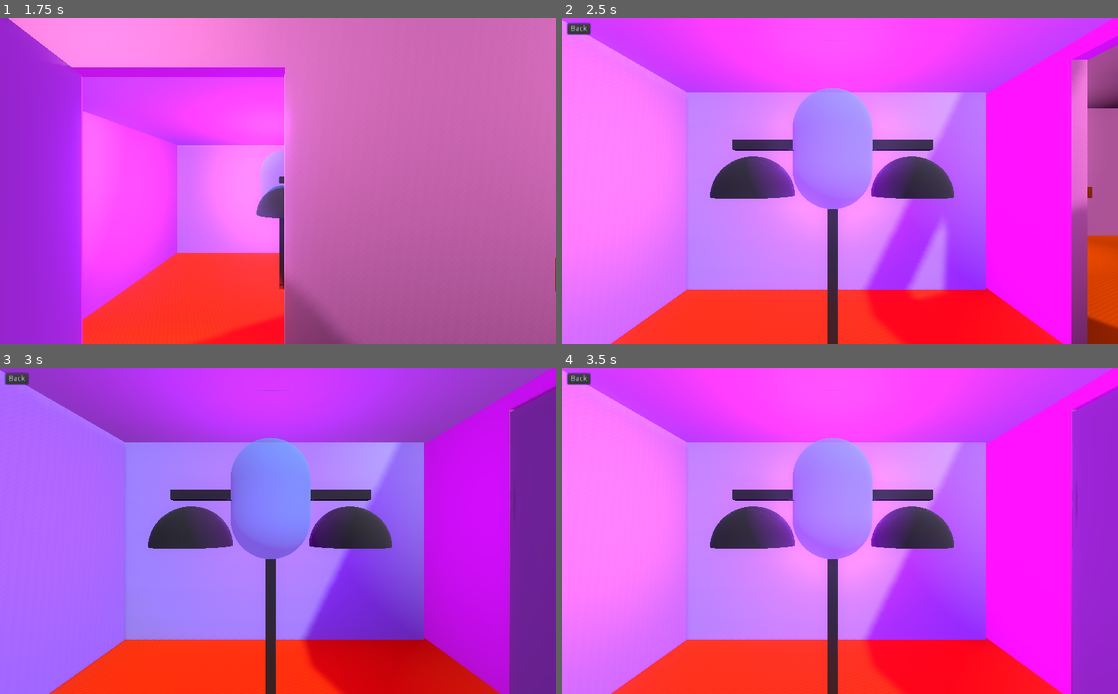
Above: before the commit, frames 1-4 (two rows, left to right).
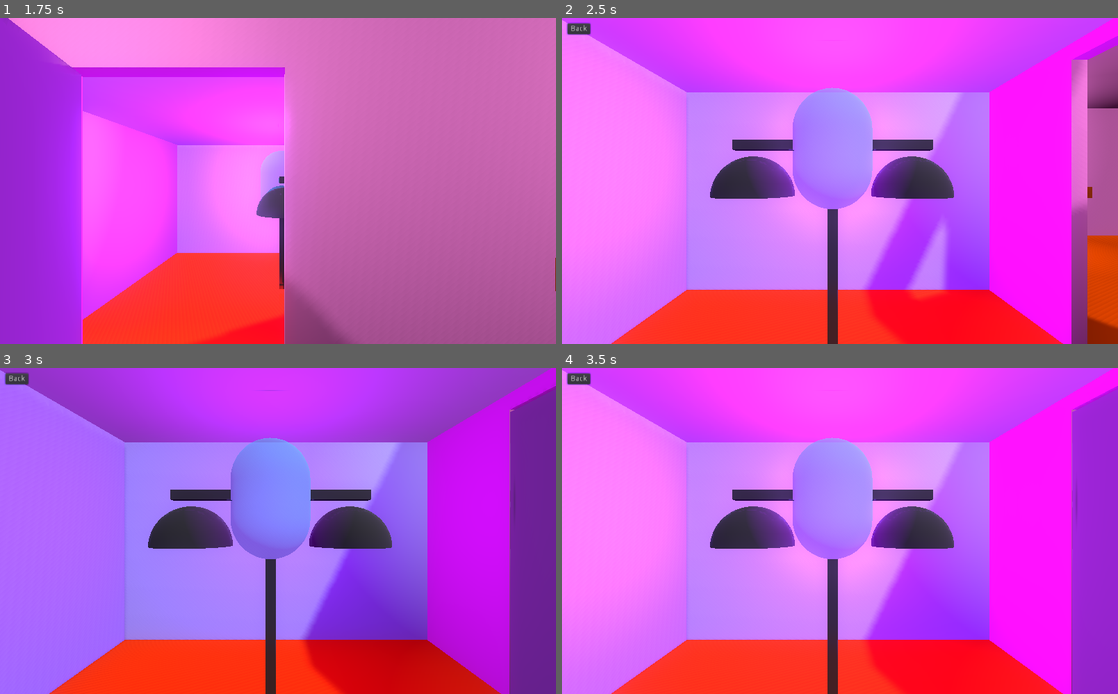
Above: after the commit, the same moments.

Repository: pedrotrschneider/mind-switches
Game: Godot game, scene res://scenes/app/app.tscn
The game is run twice, just before and just after one commit, with the same random seed, the same clock (stepped at 60 frames per second) and the same inputs.
Inputs (mouse positions are in pixels of both pictures, inside the frame that each line leads up to):
- Up to frame 1 (1.75 s): move the mouse to (400, 164) at 0.52 s; click (400, 164) at 0.67 s; tap Enter at 1.25 s; move the mouse to (166, 197) at 1.27 s; click (166, 197) at 1.42 s
- Up to frame 2 (2.5 s): move the mouse to (895, 109) at 2.02 s; click (895, 109) at 2.17 s
- Up to frame 3 (3 s): move the mouse to (250, 596) at 2.77 s; click (250, 596) at 2.92 s
- Up to frame 4 (3.5 s): no input

Frame 1 is identical in both runs. In frame 2, 0.4% of the frame differs, in the area x 76-77%, y 22-84%; in frame 3, 0.4%; in frame 4, 0.4%.

Commit message:
🐛 Fix switchees UI color bug

Diff:
--- a/scenes/game_scenes/level/level.gd
+++ b/scenes/game_scenes/level/level.gd
@@ -159,7 +159,7 @@
 
 		print(_minds);
 		print(_switches_buffer);
-		_add_switches_ui(_colors[mind1], _colors[mind2]);
+		_add_switches_ui(_colors[_selected_bodies[0]], _colors[_selected_bodies[1]]);
 	else:
 		print("troca rejeitada");
 		GameEvents.emit_rejected_switch_signal();
--- a/scenes/main_menu_scenes/wall/wall.tscn
+++ b/scenes/main_menu_scenes/wall/wall.tscn
@@ -59,26 +59,26 @@
 [node name="Floor" type="MeshInstance" parent="MainRoom"]
 transform = Transform( -1.62921e-07, 0, -1, 0, 1, 0, 1, 0, -1.62921e-07, 23.628, 0.035, 0 )
 mesh = SubResource( 4 )
-material/0 = SubResource( 9 )
+material/0 = SubResource( 5 )
 
 [node name="SmallRoom" type="Spatial" parent="."]
 
 [node name="RightWall" type="MeshInstance" parent="SmallRoom"]
 transform = Transform( 1, 0, 0, 0, -1.62921e-07, 1, 0, -1, -1.62921e-07, -15.5747, 10.0641, 24.6857 )
-mesh = SubResource( 10 )
-material/0 = SubResource( 11 )
+mesh = SubResource( 6 )
+material/0 = SubResource( 7 )
 
 [node name="LeftWall" type="MeshInstance" parent="SmallRoom"]
-transform = Transform( 1, 0, 0, 0, -1.62921e-07, -1, 0, 1, -1.62921e-07, -15.8443, 10.0468, -1.74219 )
-mesh = SubResource( 10 )
-material/0 = SubResource( 11 )
+transform = Transform( 1, 0, 0, 0, -1.62921e-07, -1, 0, 1, -1.62921e-07, -15.3095, 10.0468, -1.74219 )
+mesh = SubResource( 6 )
+material/0 = SubResource( 7 )
 
 [node name="BackWall" type="MeshInstance" parent="SmallRoom"]
 transform = Transform( -1.62921e-07, 1, -1.62921e-07, 0, -1.62921e-07, -1, -1, -1.62921e-07, 2.65431e-14, -30.0443, 9.62236, 11.8345 )
-mesh = SubResource( 10 )
-material/0 = SubResource( 11 )
+mesh = SubResource( 6 )
+material/0 = SubResource( 7 )
 
 [node name="Ceiling" type="MeshInstance" parent="SmallRoom"]
 transform = Transform( -1.62921e-07, 3.25841e-07, -1, 0, -1, -3.25841e-07, -1, -5.30863e-14, 1.62921e-07, -17.3284, 19.3425, 11.8345 )
-mesh = SubResource( 12 )
+mesh = SubResource( 8 )
 material/0 = null
Not shown: 1 places in scenes/main_menu_scenes/wall/wall.tscn that only renumber resources
